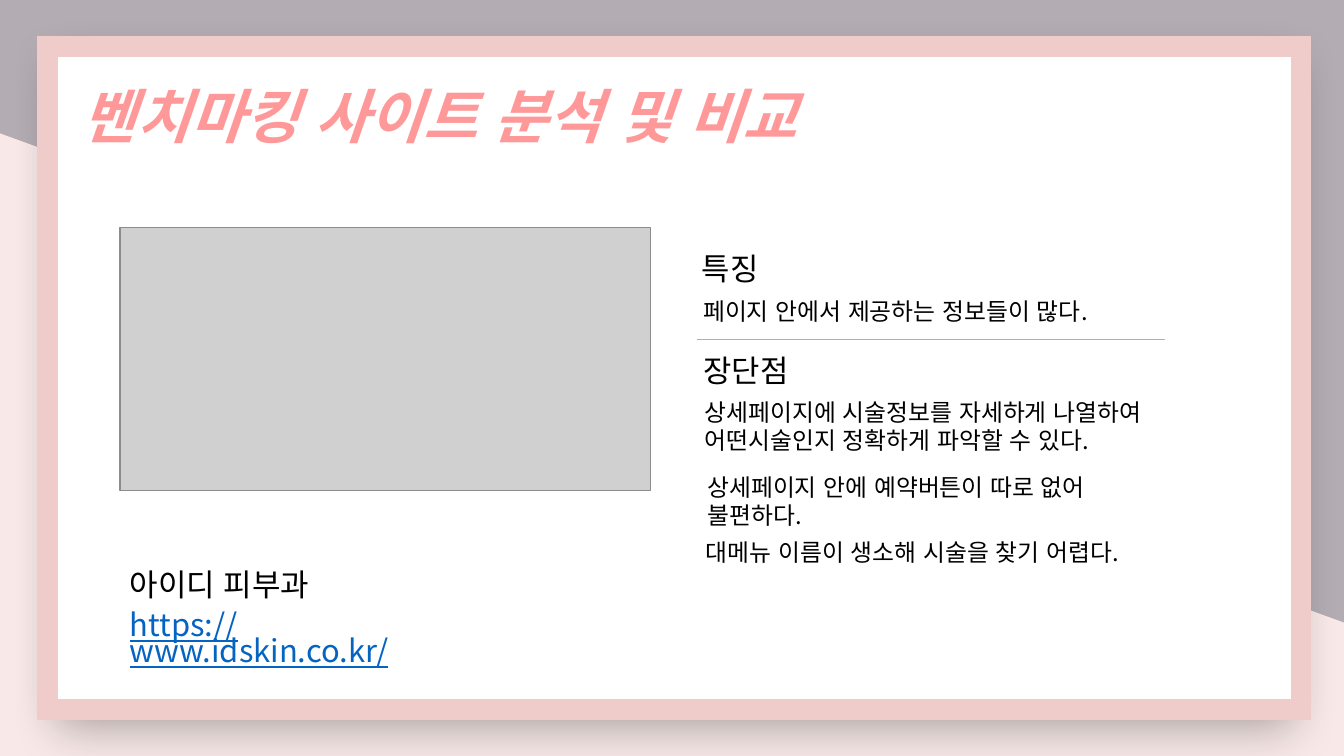
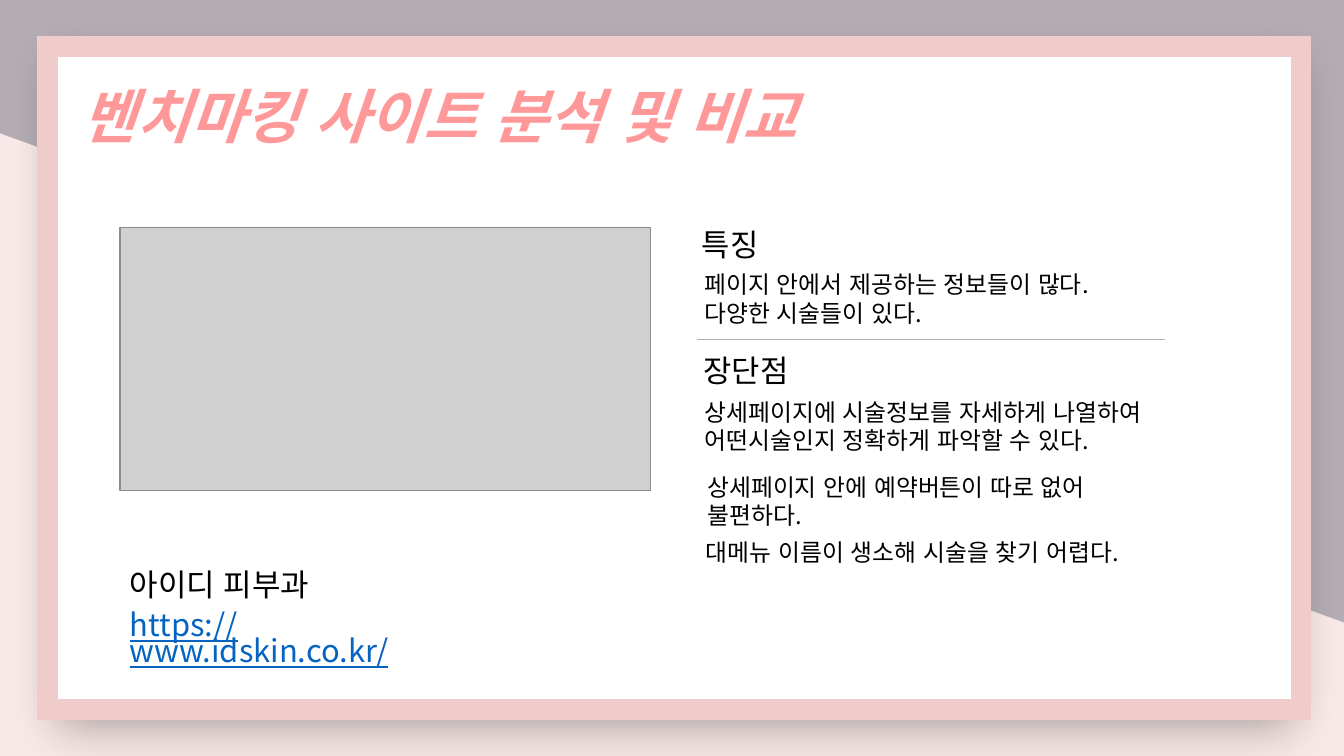
Before and after one commit to nimi2838/thecare, a slide deck: slide 6 of 졸작 기획서.pptx. Drawn at 1344x756 pixels with LibreOffice and Linux fonts; fonts in the diff are those of the drawing; grey boxes stand for pictures. Boxes give left, top, right and bottom in pixels: in the first picture for what was removed or moved away, otherwise in the second. Text is boxed around its words. In the diff, an @@ line names an element or a change of style, - is before the commit and + after.

```diff
--- a/졸작 기획서.pptx
+++ b/졸작 기획서.pptx
@@ text "특징": place and size @@
-text "특징" at [702, 254, 759, 283]
+text "특징" at [702, 230, 759, 259]
@@ text "페이지 안에서 제공하는 정보들이 많다.": place and size @@
-text "페이지 안에서 제공하는 정보들이 많다." at [703, 300, 1088, 322]
+text "페이지 안에서 제공하는 정보들이 많다." at [704, 273, 1089, 324]
@@ text at [704, 302, 922, 324]: paragraph added @@
+다양한 시술들이 있다.
```
Also in this commit, not shown: 14 other slides changed, 1 slide added, 1 other file.
